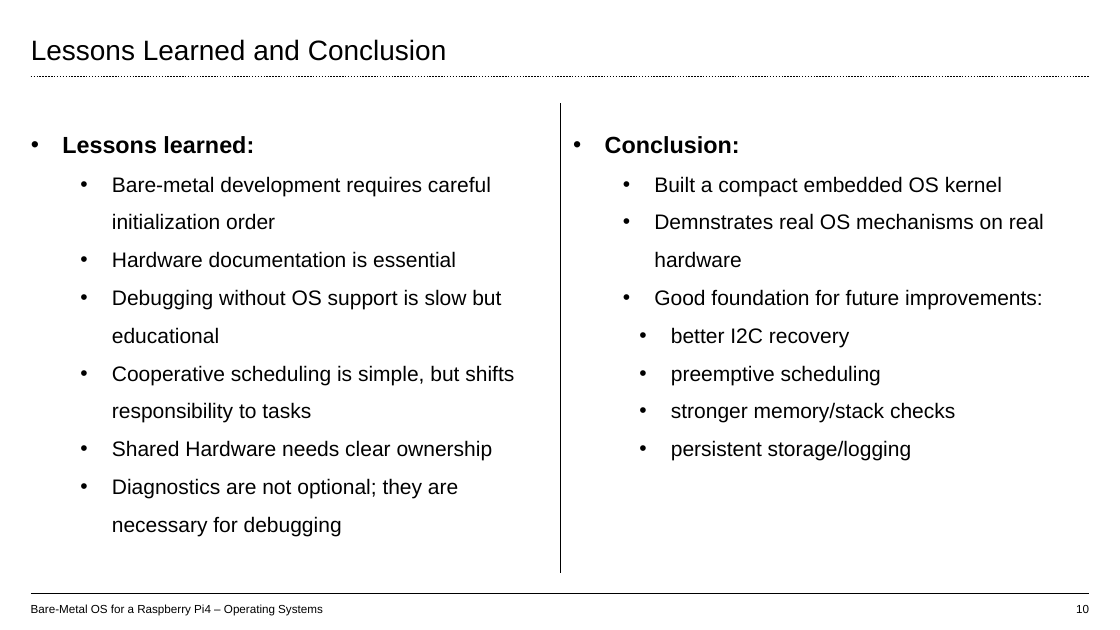
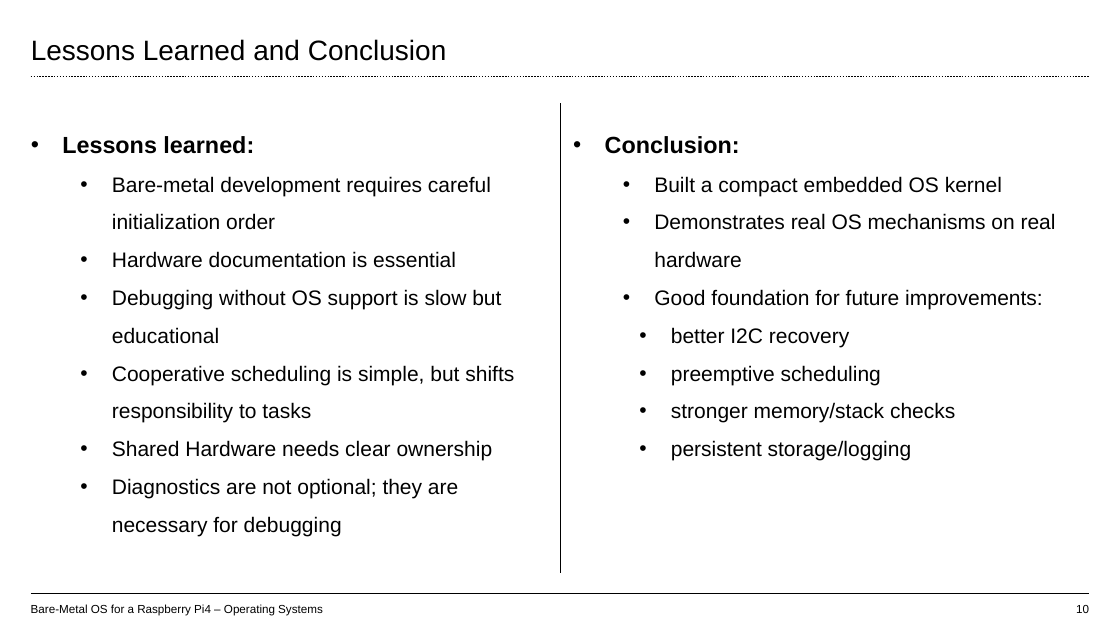
Before and after one commit to Antimon80/raspi-os, a slide deck: slide 10 of docs/final-presentation.pptx. Drawn at 1120x630 pixels with LibreOffice and Linux fonts; fonts in the diff are those of the drawing. Boxes give left, top, right and bottom in pixels: in the first picture for what was removed or moved away, otherwise in the second. Text is boxed around its words. In the diff, an @@ line names an element or a change of style, - is before the commit and + after.

Commit message:
docs: fixed some typos in final-presentation

```diff
--- a/docs/final-presentation.pptx
+++ b/docs/final-presentation.pptx
@@ text at [654, 213, 1056, 268]: text changed @@
-      • Demnstrates real OS mechanisms on real hardware
+      • Demonstrates real OS mechanisms on real hardware
```
Also in this commit, not shown: 1 other slide changed, 1 other file.
